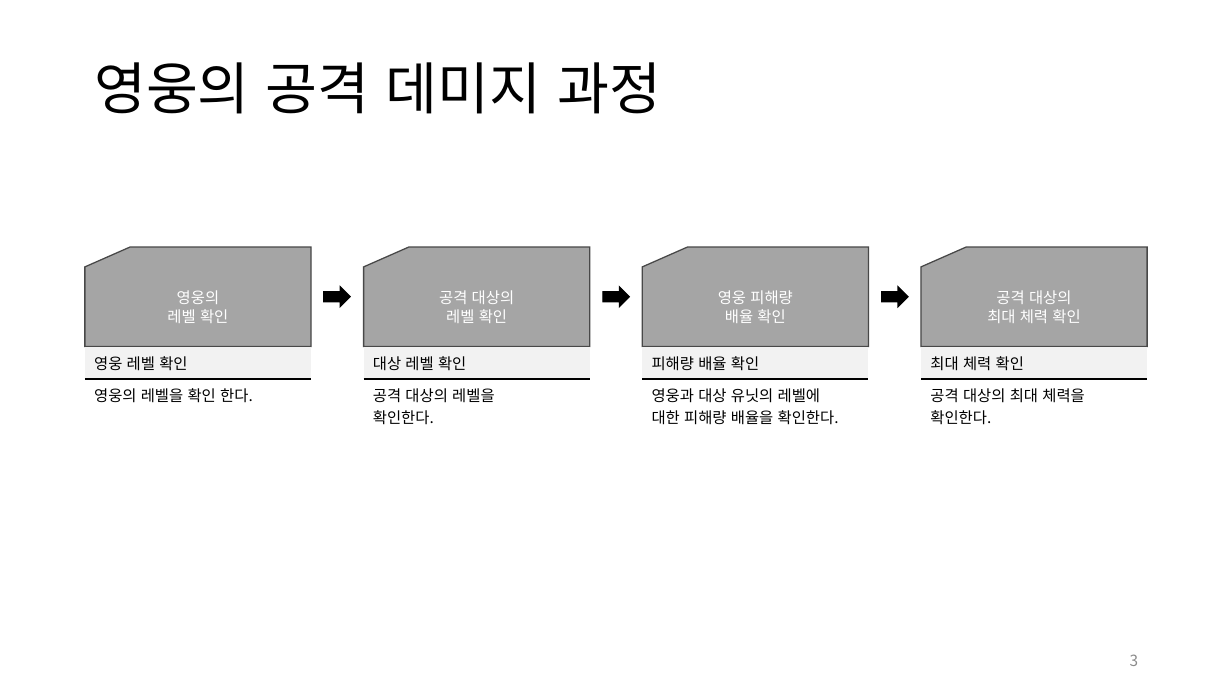
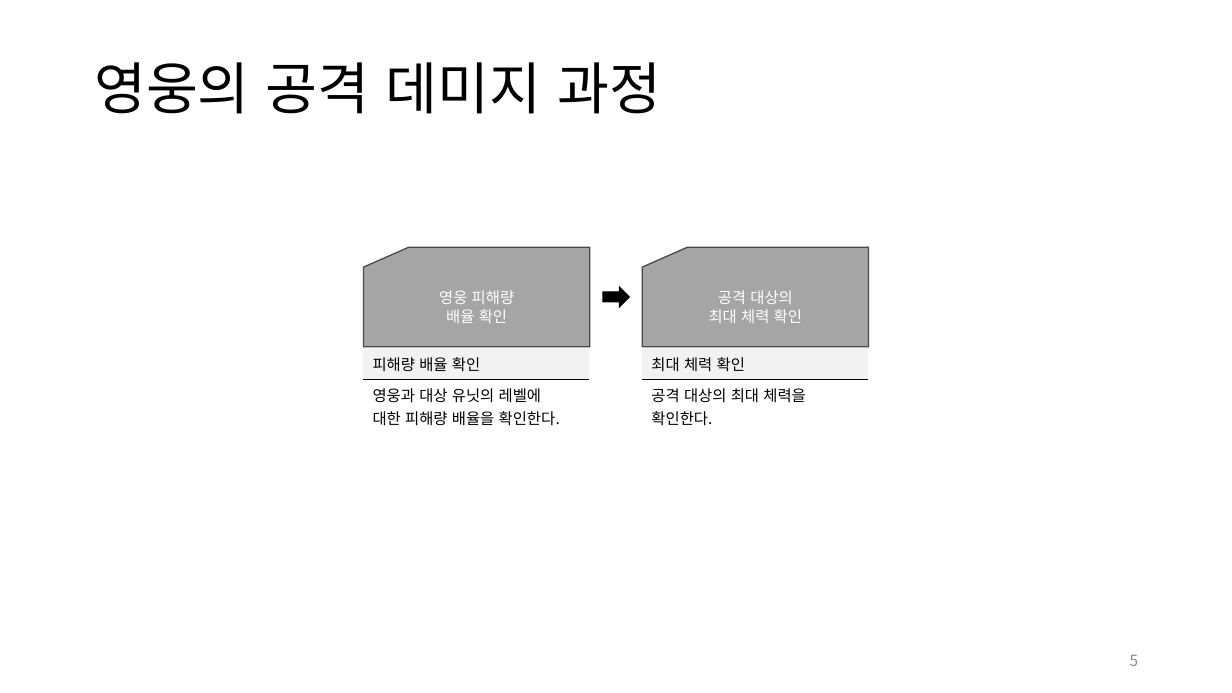
Before and after one commit to yjk0401/unityenginebasic_9th, a slide deck: slide 5 of 기획/마이트앤매직/히어로즈 오브 마이트 앤 매직 5 역기획서.pptx (slide 3 before the commit). Drawn at 1232x693 pixels with LibreOffice and Linux fonts; fonts in the diff are those of the drawing. Boxes give left, top, right and bottom in pixels: in the first picture for what was removed or moved away, otherwise in the second. Text is boxed around its words. In the diff, an @@ line names an element or a change of style, - is before the commit and + after.

```diff
--- a/기획/마이트앤매직/히어로즈 오브 마이트 앤 매직 5 역기획서.pptx
+++ b/기획/마이트앤매직/히어로즈 오브 마이트 앤 매직 5 역기획서.pptx
@@ 2 tables, 2 flow chart punched cards moved together from (x1=642, y1=247, x2=1148, y2=429) to (x1=363, y1=248, x2=869, y2=430) @@
@@ group removed at (x1=85, y1=247, x2=908, y2=347): 2 flow chart punched cards, 2 right arrows @@
-영웅의
-레벨 확인
-공격 대상의
-레벨 확인
@@ table removed at (x1=85, y1=348, x2=311, y2=407), 2 rows, 1 columns @@
-영웅 레벨 확인
-영웅의 레벨을 확인 한다.
@@ table removed at (x1=364, y1=348, x2=591, y2=429), 2 rows, 1 columns @@
-대상 레벨 확인
-공격 대상의 레벨을 / 확인한다.
@@ page number at (x1=1130, y1=655, x2=1139, y2=666): text changed @@
-3
+5
```
Also in this commit, not shown: 4 other slides changed, 6 slides added, 2 other files.
